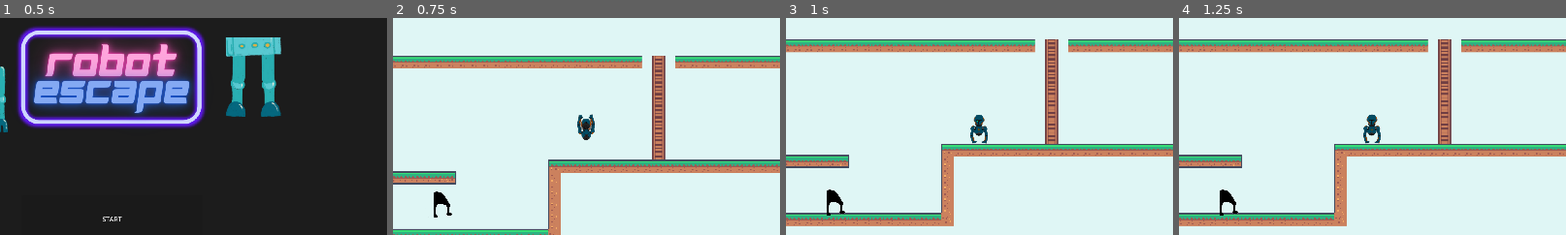
Above: before the commit, frames 1-4 (left to right).
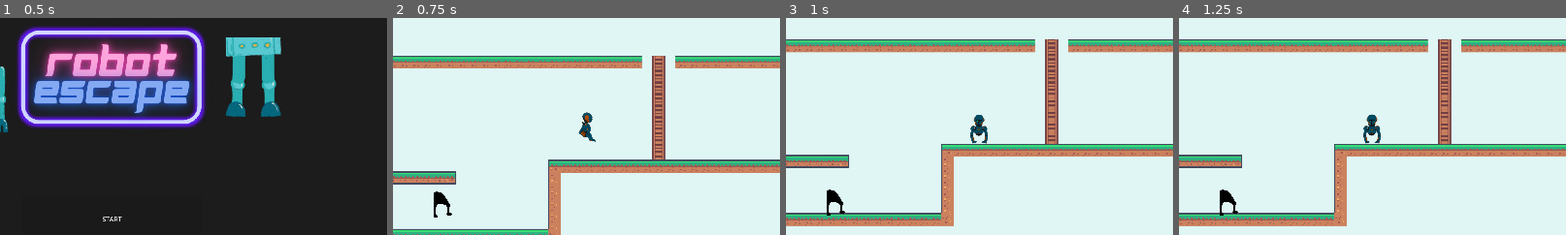
Above: after the commit, the same moments.

Repository: Paulofrog/Jeu-IC06
Game: Godot game, scene res://Game/TitleScreen/titleScreenScene.tscn
Two runs of this game, one before a commit and one after it. Both use one fixed random seed, a clock stepped at 60 frames per second and the inputs below. The engine's default icon, where the game draws it, is replaced by a stand-in: a white triangle on a blue panel in a dark square.
Inputs:
- Up to frame 1 (0.5 s): no input
- Up to frame 2 (0.75 s): click "START" at 0.5 s
- Up to frame 3 (1 s): no input
- Up to frame 4 (1.25 s): no input
The pictures show only the part of the screen within x 36-86%, y 13-63%; the shares and areas given below are measured in that part.

Frame 1 is identical in both runs. In frame 2, 0.4% of the frame differs, in the area x 47-53%, y 43-58%; in frame 3, nothing differs; in frame 4, nothing differs.

Commit message:
Fix bug plafond

Diff:
--- a/Game/Arms player/armsPlayerScene.tscn
+++ b/Game/Arms player/armsPlayerScene.tscn
@@ -332,9 +332,9 @@
 position = Vector2(17, -21)
 scale = Vector2(0.0413589, 0.0454126)
 sprite_frames = SubResource("SpriteFrames_rjjch")
-animation = &"climbIdle"
-frame = 1
-frame_progress = 0.577754
+animation = &"walk"
+frame = 13
+frame_progress = 0.556156
 
 [node name="Collision" type="CollisionShape2D" parent="."]
 position = Vector2(17.5, -20.5)
--- a/Game/Arms player/armsPlayerScript.gd
+++ b/Game/Arms player/armsPlayerScript.gd
@@ -19,12 +19,13 @@
 func _physics_process(delta: float) -> void:
 	# Add the gravity.
 	if not is_on_floor() and !Global.can_climb:
-		velocity += gravityDirection*get_gravity() * delta
+		velocity += gravityDirection * get_gravity() * delta
 
 	if isTouchingCeiling:
 		if Input.is_action_pressed("armsUp"):
 			Global.isArmsPlayerOnCeiling = true
-			gravityDirection = -1
+			#gravityDirection = -1
+			velocity.y = 0
 			$Appearance.animation = "hang"
 		else:
 			if Global.isArmsPlayerOnCeiling and Input.is_action_just_released("armsUp"):
@@ -47,7 +48,7 @@
 	if direction:
 		velocity.x = direction * SPEED
 		if !Global.isArmsPlayerOnCeiling:
-			$Appearance.play("walk")
+			$Appearance.play("walk")		# Ajouter l'animation "regarder sur le côté", pour remplacer walk quand on ne peut pas marcher
 		$Appearance.flip_h = velocity.x < 0
 	else:
 		velocity.x = move_toward(velocity.x, 0, SPEED)
@@ -57,6 +58,7 @@
 		move_and_slide()
 	else:
 		self.position = $"../LegsPlayer".position + Global.ARMSPLAYER_OFFSET
+		$Appearance.stop()
 
 	if Global.are_assembled and Global.isArmsPlayerOnCeiling:
 		$Collision.disabled = true
--- a/Game/Legs player/legsPlayerScript.gd
+++ b/Game/Legs player/legsPlayerScript.gd
@@ -32,6 +32,7 @@
 	if !(Global.isArmsPlayerOnCeiling and Global.are_assembled):
 		move_and_slide()
 	else:
+		velocity.y = 0
 		self.position = $"../ArmsPlayer".position - Global.ARMSPLAYER_OFFSET
 
 	if Global.are_assembled:
--- a/Game/Main/mainScript.gd
+++ b/Game/Main/mainScript.gd
@@ -69,19 +69,19 @@
 
 func assemble_players() -> void:
 	Global.are_assembled = true
-	completeplayer.show()
-	completeplayer.position = arms.position
-	arms.hide()
-	legs.hide()
+	#completeplayer.show()
+	#completeplayer.position = arms.position
+	#arms.hide()
+	#legs.hide()
 	$MetalAudioPlayer.play()
 
 
 func separate_players() -> void:
 	Global.are_assembled = false
-	arms.show()
-	legs.show()
+	#arms.show()
+	#legs.show()
 	#if Global.isArmsPlayerOnCeiling:
 		#$LegsPlayer.velocity.y = -10
-	legs.position = completeplayer.position
-	arms.position = completeplayer.position + Global.ARMSPLAYER_OFFSET
-	completeplayer.hide()
+	#legs.position = completeplayer.position
+	#arms.position = completeplayer.position + Global.ARMSPLAYER_OFFSET
+	#completeplayer.hide()
--- a/Game/TestLevel/testLevelScene.tscn
+++ b/Game/TestLevel/testLevelScene.tscn
@@ -234,7 +234,7 @@
 sources/0 = SubResource("TileSetAtlasSource_rsw0o")
 
 [sub_resource type="RectangleShape2D" id="RectangleShape2D_xkx1n"]
-size = Vector2(355, 12)
+size = Vector2(355, 3)
 
 [sub_resource type="RectangleShape2D" id="RectangleShape2D_i2mnf"]
 size = Vector2(27.5, 151.75)
@@ -264,7 +264,7 @@
 collision_layer = 64
 
 [node name="CollisionShape2D" type="CollisionShape2D" parent="Ceiling"]
-position = Vector2(578.5, 242)
+position = Vector2(578.5, 237.5)
 shape = SubResource("RectangleShape2D_xkx1n")
 
 [node name="Ladder" type="Area2D" parent="."]
Not shown, changed: TODO.txt
